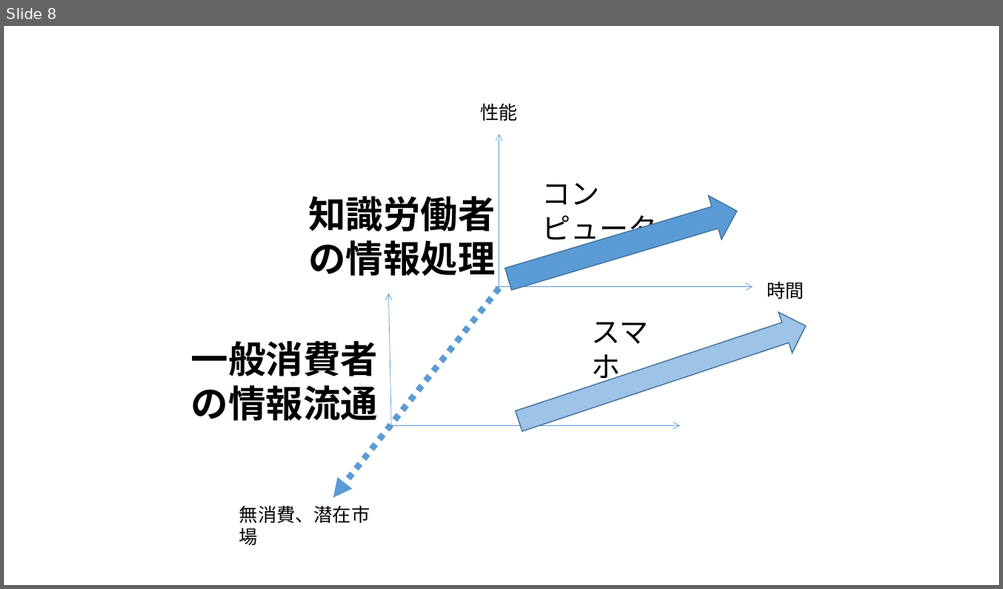
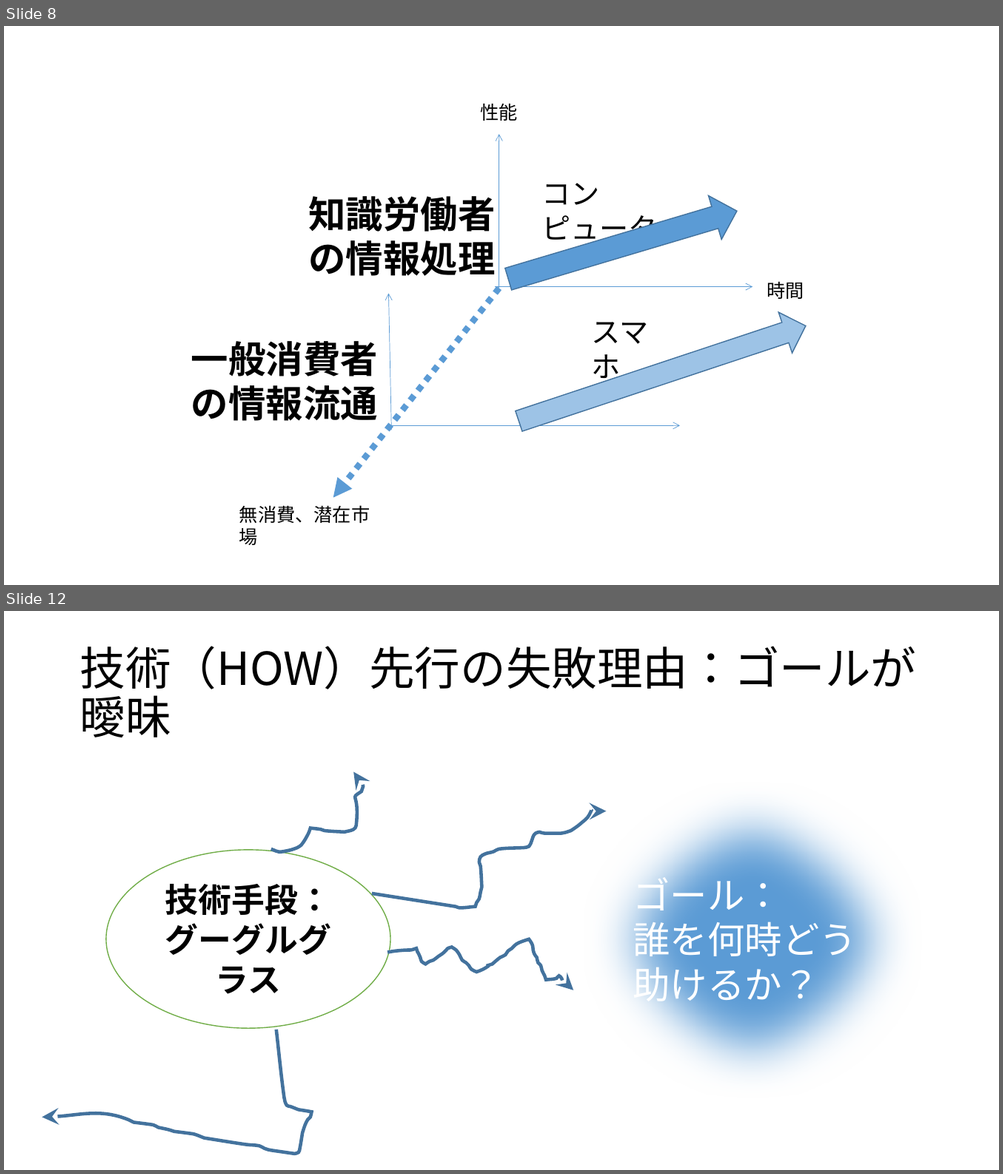
Before and after one commit to satoyoshiharu/innovation_design, a slide deck: figures.pptx. Shown one above the other, each under a label of ours: slide 8 before the commit, slides 8 and 12 after it; the slides between them are not shown. The pictures are 1003x589 and 1003x1174 pixels, drawn with LibreOffice and Linux fonts; fonts in the diff are those of the drawing. Boxes give left, top, right and bottom in pixels: in the first picture for what was removed or moved away, otherwise in the second. Text is boxed around its words. In the diff, an @@ line names an element or a change of style, - is before the commit and + after.

```diff
--- a/figures.pptx
+++ b/figures.pptx
@@ slide 12 added at (x1=4, y1=611, x2=999, y2=1170), background #FFFFFF @@
@@ title added at (x1=79, y1=646, x2=916, y2=738), 44 pt, text #000000 @@
+技術（HOW）先行の失敗理由：ゴールが曖昧
@@ freeform shape added at (x1=271, y1=772, x2=363, y2=852), outline #43739E 3.25 pt @@
@@ ellipse added at (x1=573, y1=772, x2=930, y2=1106), fill #5B9BD5, outline #43739E 1 pt, 36 pt, text #FFFFFF @@
+ゴール：
+誰を何時どう助けるか？
@@ freeform shape added at (x1=372, y1=809, x2=606, y2=908), outline #43739E 3.25 pt @@
@@ ellipse added at (x1=106, y1=850, x2=390, y2=1028), fill #FFFFFF, outline #70AD47 1 pt, 32 pt, text #000000, bold @@
+技術手段：
+グーグルグラス
@@ freeform shape added at (x1=387, y1=940, x2=573, y2=990), outline #43739E 3.25 pt @@
@@ freeform shape added at (x1=42, y1=1030, x2=311, y2=1154), outline #43739E 3.25 pt @@
```
Also in this commit, not shown: 1 slide changed, 14 other slides added.
